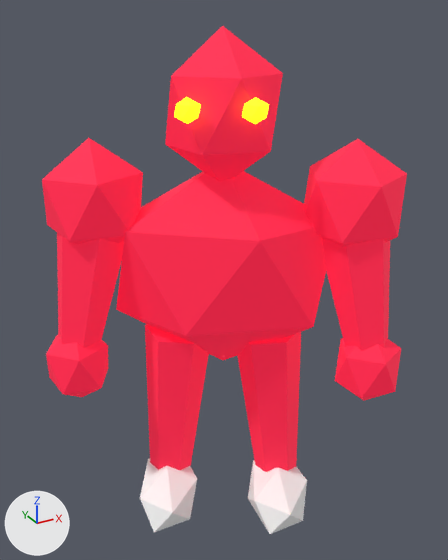
A saved change to the glTF model GameData/Visuals/DemonFighter/lavagolem.glb.
One viewpoint serves both versions: a 50 mm lens placed at (1.21, -3.27, 3.44), pointed at (2.99, -0.02, 1.82). Arrows for +X, +Y and +Z are at lower left; the lights stay in place. The older version comes first. Where no turn or scale is listed for an object, it has been applied to the vertices.

In view in the first picture: 'Arm.004', 'Arm.005', 'Boot.002', 'Boot.003', 'Eye.010', 'Eye.011', 'Hand.002', 'Hand.003', 'Head.005', 'Leg.010', 'Leg.011', 'Shoulder.002', 'Shoulder.003', 'Torso.001'.
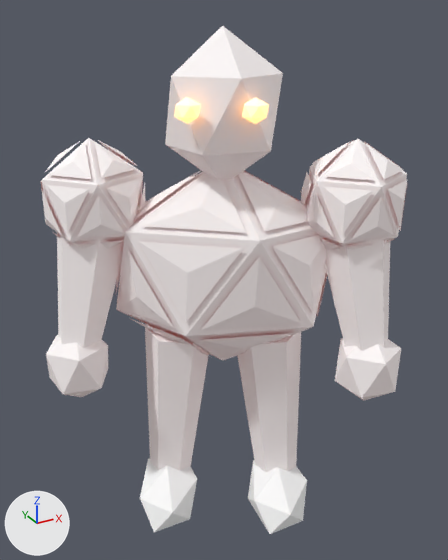
Edits to the bpy script that builds the scene:
```text
Change mat_molten_crimson:
    mat_molten_crimson.base_color: (0.8, 0.012, 0.055) -> (1.0, 1.0, 1.0)  # red #e71d42 -> white #ffffff
    mat_molten_crimson.emission_color: (0.4, 0.006, 0.0275) -> (0.0456, 0.00312, 0.00216)  # red #aa122e -> dark red #3c0a07
Change mat_sulfur_fire:
    mat_sulfur_fire.base_color: (0.8, 1.0, 0.005) -> (1.0, 1.0, 1.0)  # yellow #e7ff10 -> white #ffffff
    mat_sulfur_fire.emission_color: (0.8, 1.0, 0.005) -> (1.0, 0.37, 0.045)  # yellow #e7ff10 -> orange #ffa43c
Add me_layered_shoulder_003:
    me_layered_shoulder_003.from_pydata(...)  # 80 vertices, 60 faces; spans x 3.373..4.013, y -0.715..-0.085, z 1.987..2.713
    me_layered_shoulder_003.materials.append(mat_molten_crimson)  # white #ffffff
Add me_layered_shoulder_002:
    me_layered_shoulder_002.from_pydata(...)  # 80 vertices, 60 faces; spans x 1.987..2.627, y 0.085..0.715, z 1.987..2.713
    me_layered_shoulder_002.materials.append(mat_molten_crimson)  # white #ffffff
Add me_layered_torso_001:
    me_layered_torso_001.from_pydata(...)  # 80 vertices, 60 faces; spans x 2.382..3.618, y -0.485..0.485, z 1.242..2.558
    me_layered_torso_001.materials.append(mat_molten_crimson)  # white #ffffff
Add ob_layered_shoulder_003:
    ob_layered_shoulder_003 = bpy.data.objects.new('Layered Shoulder.003', me_layered_shoulder_003)
    ob_layered_shoulder_003.location = (0.0, 0.0, 0.0)
Add ob_layered_shoulder_002:
    ob_layered_shoulder_002 = bpy.data.objects.new('Layered Shoulder.002', me_layered_shoulder_002)
    ob_layered_shoulder_002.location = (0.0, 0.0, 0.0)
Add ob_layered_torso_001:
    ob_layered_torso_001 = bpy.data.objects.new('Layered Torso.001', me_layered_torso_001)
    ob_layered_torso_001.location = (0.0, 0.0, 0.0)
```

What differs and where, as boxes (x1, y1, x2, y2) in the pictures (448 x 560 px):
'Torso.001', recoloured (red to white): (116, 171, 326, 360) in both
'Layered Torso.001', added: after (116, 170, 327, 359)
'Head.005', recoloured (red to white): (165, 26, 283, 180) in both
'Shoulder.003', recoloured (red to white): (305, 139, 407, 247) in both
'Shoulder.002', recoloured (red to white): (42, 138, 143, 245) in both
'Leg.010', recoloured (red to white): (145, 324, 209, 470) in both
'Leg.011', recoloured (red to white): (237, 332, 301, 472) in both
'Arm.005', recoloured (red to white): (325, 239, 390, 351) in both
'Arm.004', recoloured (red to white): (57, 233, 124, 348) in both
'Layered Shoulder.003', added: after (301, 140, 407, 250)
'Layered Shoulder.002', added: after (40, 140, 145, 249)
'Hand.003', recoloured (red to white): (335, 338, 401, 401) in both
'Hand.002', recoloured (red to white): (46, 335, 108, 397) in both
'Eye.011', recoloured (lighter): (242, 97, 269, 124) in both
'Eye.010', recoloured (lighter): (174, 97, 201, 124) in both
